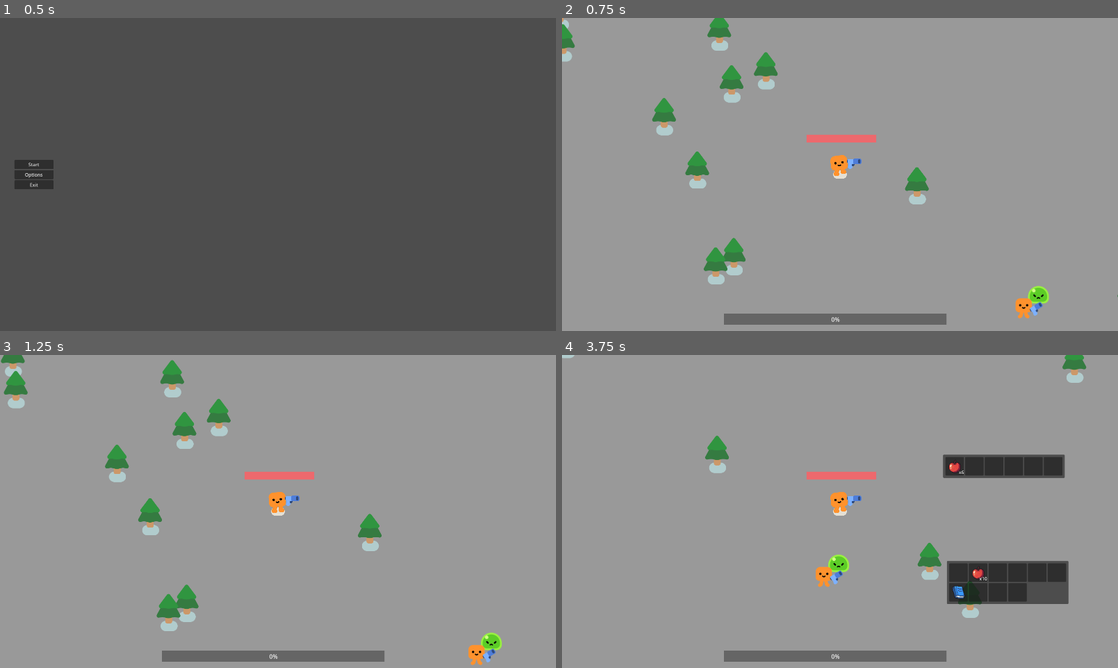
Above: before the commit, frames 1-4 (two rows, left to right).
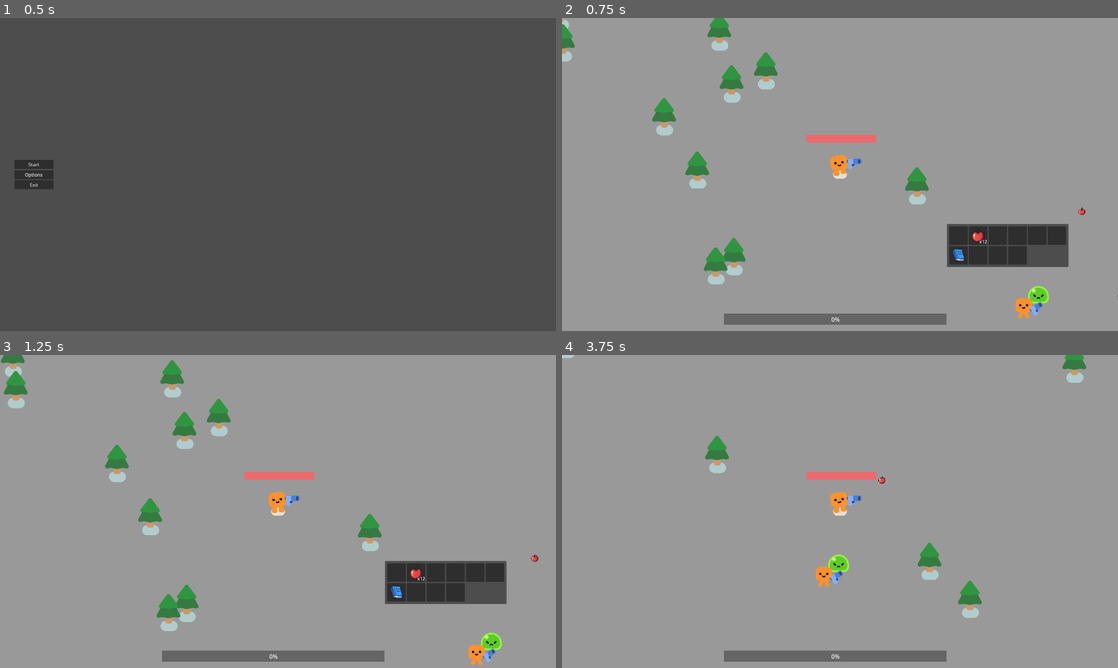
Above: after the commit, the same moments.

Repository: Kuui22/Godot_test
Game: Godot game, scene res://menus/mainmenu.tscn
Two runs of this game, one before a commit and one after it. Both use one fixed random seed, a clock stepped at 60 frames per second and the inputs below.
Inputs (mouse positions are in pixels of both pictures, inside the frame that each line leads up to):
- Up to frame 1 (0.5 s): no input
- Up to frame 2 (0.75 s): click "Start" at 0.5 s
- Up to frame 3 (1.25 s): no input
- Up to frame 4 (3.75 s): move the mouse to (962, 495) at 1.27 s; hold D (move_right) 1.28-2.03 s; tap E (interact) every 0.75 s from 1.35 to 3.6 s; click (962, 495) at 1.42 s; move the mouse to (728, 527) at 2.02 s; hold S (move_down) 2.03-2.78 s; click (728, 527) at 2.17 s; move the mouse to (895, 442) at 2.77 s; hold D (move_right) 2.78-3.53 s; click (895, 442) at 2.92 s; move the mouse to (812, 574) at 3.52 s; hold W (move_up) from 3.53 s (still down); click (812, 574) at 3.67 s

Frame 1 is identical in both runs. In frame 2, 3.0% of the frame differs, in the area x 69-95%, y 60-80%; in frame 3, 3.0%; in frame 4, 4.7%, in the area x 56-92%, y 31-80%.

Commit message:
dropping from inventory working
hell ya

Diff:
--- a/2d-project-start/inventory/inventory_interface.gd
+++ b/2d-project-start/inventory/inventory_interface.gd
@@ -72,6 +72,7 @@
 
 
 func _on_gui_input(event):
+	print("here")
 	if event is InputEventMouseButton \
 		and event.is_pressed() \
 		and grabbed_slot_data:
@@ -79,7 +80,7 @@
 		match event.button_index:
 			MOUSE_BUTTON_LEFT:
 				drop_slot_data.emit(grabbed_slot_data)
-				#print("rompere il cazzo")
+
 				grabbed_slot_data = null
 			MOUSE_BUTTON_RIGHT:
 				drop_slot_data.emit(grabbed_slot_data.create_single_slot_data())
@@ -89,9 +90,26 @@
 
 		update_grabbed_slot()
 
-
 func _on_visibility_changed():
 	if not visible and grabbed_slot_data:
 		drop_slot_data.emit(grabbed_slot_data)
 		grabbed_slot_data = null
 		update_grabbed_slot()
+
+func _unhandled_input(event):
+	if event is InputEventMouseButton \
+		and event.is_pressed() \
+		and grabbed_slot_data:
+		print("here")
+		match event.button_index:
+			MOUSE_BUTTON_LEFT:
+				drop_slot_data.emit(grabbed_slot_data)
+
+				grabbed_slot_data = null
+			MOUSE_BUTTON_RIGHT:
+				drop_slot_data.emit(grabbed_slot_data.create_single_slot_data())
+				if grabbed_slot_data.quantity < 1:
+					grabbed_slot_data = null
+
+
+		update_grabbed_slot()
--- a/2d-project-start/inventory/test_inv.tres
+++ b/2d-project-start/inventory/test_inv.tres
@@ -8,7 +8,7 @@
 [sub_resource type="Resource" id="Resource_vdmfi"]
 script = ExtResource("3_06n6u")
 item_data = ExtResource("2_2fon5")
-quantity = 10
+quantity = 12
 
 [sub_resource type="Resource" id="Resource_mwb71"]
 script = ExtResource("3_06n6u")
--- a/2d-project-start/items/pickup.gd
+++ b/2d-project-start/items/pickup.gd
@@ -8,17 +8,17 @@
 #	set(value):
 #		item = value
 
+@export var slot_data:SlotData
+
 
 var player = null
 
 func _ready():
 	#if item and item.texture:
 	#	sprite.texture = item.texture
-	pass
+	sprite.texture = slot_data.item_data.texture
 
 func _on_pickup_range_body_entered(body):
 	if body.has_method("collect"):
-		#print("Helloooo")
-		player = body
-		#player.collect(item)
-		queue_free()
+		if body.inventory_data.pick_up_slot_data(slot_data):
+			queue_free()
--- a/2d-project-start/items/pickup.tscn
+++ b/2d-project-start/items/pickup.tscn
@@ -1,8 +1,7 @@
 [gd_scene load_steps=4 format=3 uid="uid://vqwo2x387eft"]
 
 [ext_resource type="Script" path="res://items/pickup.gd" id="1_75gtt"]
-
-[sub_resource type="CompressedTexture2D" id="CompressedTexture2D_b2fvh"]
+[ext_resource type="Texture2D" uid="uid://c2ma6g8brluyx" path="res://items/item_atlas.tres" id="2_3mbtd"]
 
 [sub_resource type="CircleShape2D" id="CircleShape2D_a6u64"]
 radius = 50.1597
@@ -11,7 +10,8 @@
 script = ExtResource("1_75gtt")
 
 [node name="Sprite2D" type="Sprite2D" parent="."]
-texture = SubResource("CompressedTexture2D_b2fvh")
+texture_filter = 1
+texture = ExtResource("2_3mbtd")
 
 [node name="pickup_range" type="Area2D" parent="."]
 self_modulate = Color(0.245174, 1, 0.958745, 1)
--- a/2d-project-start/main.gd
+++ b/2d-project-start/main.gd
@@ -1,6 +1,6 @@
 extends Node2D
 
-
+const PickUp = preload("res://items/pickup.tscn")
 
 @export var spawn_radius = 1000
 @export var mob:PackedScene
@@ -40,7 +40,7 @@
 	#this flips the value each time this is called
 	inventory_interface.visible = not inventory_interface.visible
 
-	if external_inventory_owner:
+	if external_inventory_owner and inventory_interface.visible:
 		inventory_interface.set_external_inventory(external_inventory_owner)
 	else:
 		inventory_interface.clear_external_inventory()
@@ -87,3 +87,12 @@
 		#get_tree().paused = true
 		player.level_up()
 		expbar.value = 0
+
+
+
+
+func _on_inventory_interface_drop_slot_data(slot_data):
+	var pick_up = PickUp.instantiate()
+	pick_up.slot_data = slot_data
+	pick_up.global_position = player.get_drop_position()
+	add_child(pick_up)
--- a/2d-project-start/player.gd
+++ b/2d-project-start/player.gd
@@ -137,6 +137,10 @@
 		interactables = null
 		interacting = false
 
+func get_drop_position() -> Vector2:
+	var dir = global_position
+	return dir+Vector2(60,60)
 
-#func collect(item):
-	#inventory.insert(item)
+
+func collect(item):
+	pass
--- a/2d-project-start/survivors_game.tscn
+++ b/2d-project-start/survivors_game.tscn
@@ -8,12 +8,20 @@
 [ext_resource type="PackedScene" uid="uid://po151l7ef4mr" path="res://inventory/slot.tscn" id="4_mtk0o"]
 [ext_resource type="Resource" uid="uid://b3vet7spfthtr" path="res://inventory/test_inv.tres" id="4_pkap7"]
 [ext_resource type="PackedScene" uid="uid://c1c7g1dvftyni" path="res://objects/chest.tscn" id="5_bhx57"]
+[ext_resource type="PackedScene" uid="uid://vqwo2x387eft" path="res://items/pickup.tscn" id="9_ity6n"]
+[ext_resource type="Resource" uid="uid://dhdadkp42er86" path="res://items/food/apple.tres" id="10_ccrdk"]
+[ext_resource type="Script" path="res://inventory/slot_data.gd" id="11_35wwf"]
 
 [sub_resource type="StyleBoxFlat" id="StyleBoxFlat_x62bu"]
 bg_color = Color(0.290196, 0.290196, 0.290196, 0.658824)
 
 [sub_resource type="StyleBoxFlat" id="StyleBoxFlat_a85np"]
 bg_color = Color(0.775174, 0.545776, 0.308459, 1)
+
+[sub_resource type="Resource" id="Resource_eptdi"]
+script = ExtResource("11_35wwf")
+item_data = ExtResource("10_ccrdk")
+quantity = 1
 
 [node name="Game" type="Node2D"]
 y_sort_enabled = true
@@ -25,6 +33,7 @@
 [node name="ColorRect" type="ColorRect" parent="Background"]
 offset_right = 1920.0
 offset_bottom = 1080.0
+mouse_filter = 2
 color = Color(0.601223, 0.601223, 0.601223, 1)
 
 [node name="UI" type="CanvasLayer" parent="."]
@@ -42,7 +51,6 @@
 
 [node name="InventoryInterface" type="Control" parent="UI"]
 unique_name_in_owner = true
-visible = false
 layout_mode = 3
 anchors_preset = 0
 offset_left = 1329.0
@@ -143,5 +151,11 @@
 anchor_right = 0.5
 anchor_bottom = 0.5
 
+[node name="Pickup" parent="." instance=ExtResource("9_ity6n")]
+position = Vector2(1201, 332)
+slot_data = SubResource("Resource_eptdi")
+
+[connection signal="drop_slot_data" from="UI/InventoryInterface" to="." method="_on_inventory_interface_drop_slot_data"]
+[connection signal="gui_input" from="UI/InventoryInterface" to="UI/InventoryInterface" method="_on_gui_input"]
 [connection signal="health_depleted" from="Player" to="." method="_on_player_health_depleted"]
 [connection signal="timeout" from="Mob_spawner/Spawn_timer" to="." method="_on_spawn_timer_timeout"]
Not shown: 1 places in 2d-project-start/survivors_game.tscn that only renumber resources
